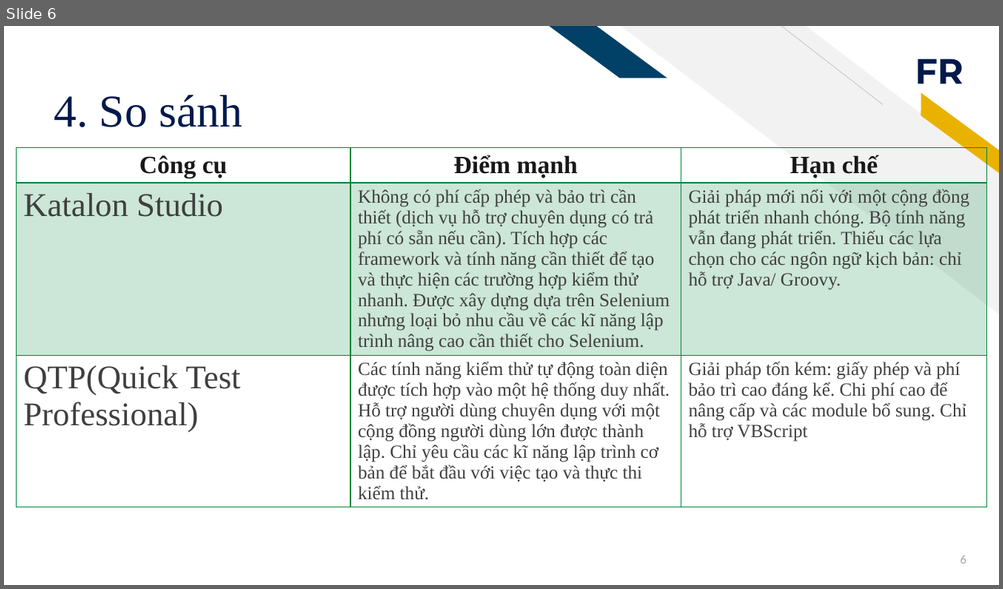
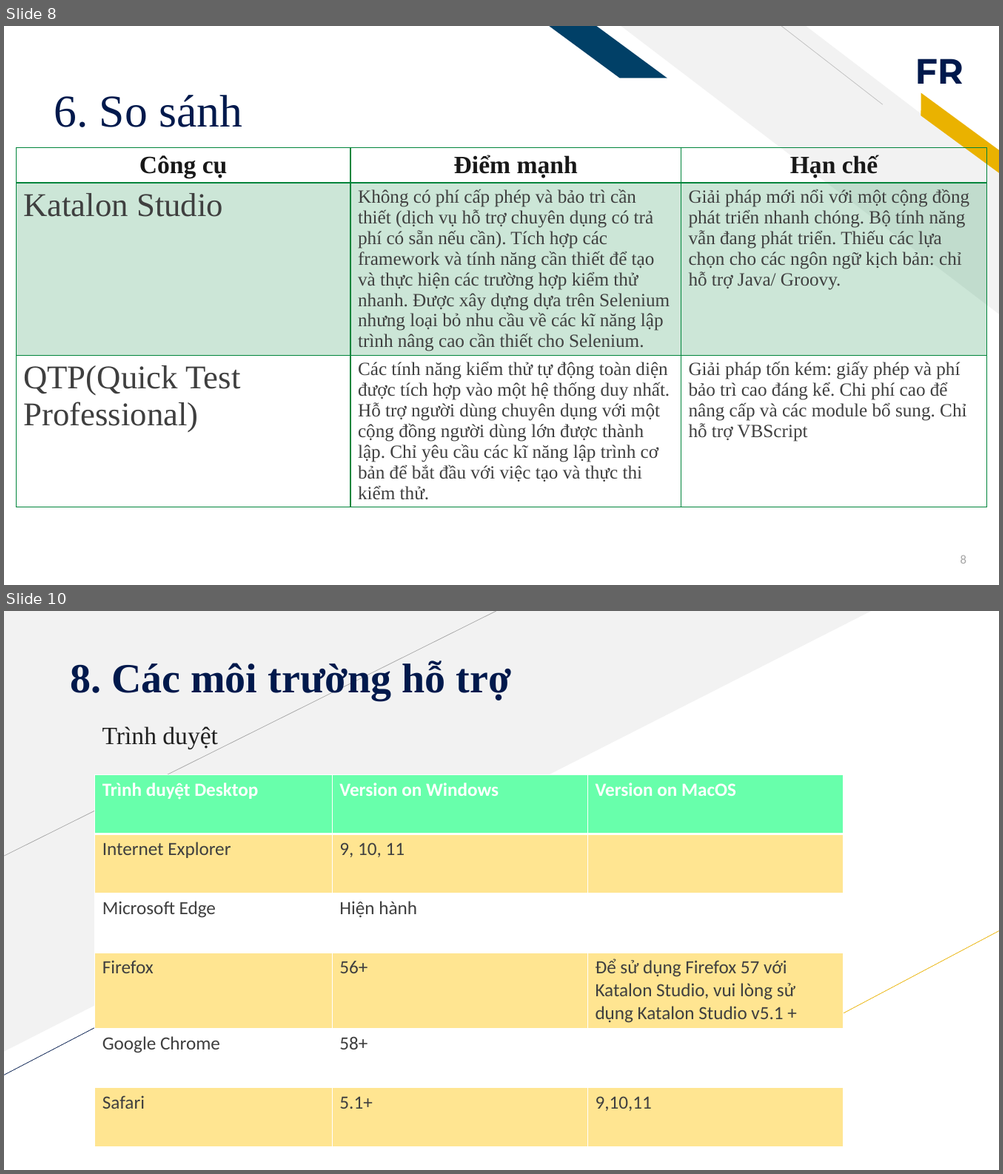
Before and after one commit to 0902535050/software_testing, a slide deck: Katalon-Studio-Testing API.pptx. Shown one above the other, each under a label of ours: slide 6 before the commit, slides 8 and 10 after it; the slides between them are not shown. The pictures are 1003x589 and 1003x1174 pixels, drawn with LibreOffice and Linux fonts; fonts in the diff are those of the drawing. Boxes give left, top, right and bottom in pixels: in the first picture for what was removed or moved away, otherwise in the second. Text is boxed around its words. In the diff, an @@ line names an element or a change of style, - is before the commit and + after.

```diff
--- a/Katalon-Studio-Testing API.pptx
+++ b/Katalon-Studio-Testing API.pptx
@@ slide 10 added at [4,611,999,1170], background #FFFFFF @@
@@ right triangle added at [4,611,871,1052], fill #F2F2F2 @@
@@ line added from (4, 857) to (496, 611), #A6A6A6 0.5 pt @@
@@ title added at [70,661,511,700], 40 pt, text #00194C, bold @@
+8. Các môi trường hỗ trợ
@@ text added at [102,726,218,749], 24 pt, text #202020 @@
+Trình duyệt
@@ table added at [95,775,842,1147], 6 rows, 3 columns @@
+Trình duyệt Desktop | Version on Windows | Version on MacOS
+Internet Explorer | 9, 10, 11 | 
+Microsoft Edge | Hiện hành | 
+Firefox | 56+ | Để sử dụng Firefox 57 với Katalon Studio, vui lòng sử dụng Katalon Studio v5.1 +
+Google Chrome | 58+ | 
+Safari | 5.1+ | 9,10,11
@@ line added from (739, 1069) to (999, 931), #EAB200 0.5 pt @@
@@ line added from (4, 1076) to (159, 994), #00194C 0.5 pt @@
@@ what was slide 6 is now slide 8 @@
@@ slide 8 changed as well @@
@@ title at [54,95,242,127]: text changed @@
-4. So sánh
+6. So sánh
@@ page number at [960,556,966,564]: text changed @@
-6
+8
```
Also in this commit, not shown: 6 other slides changed, 6 other slides added, 7 slides removed.
